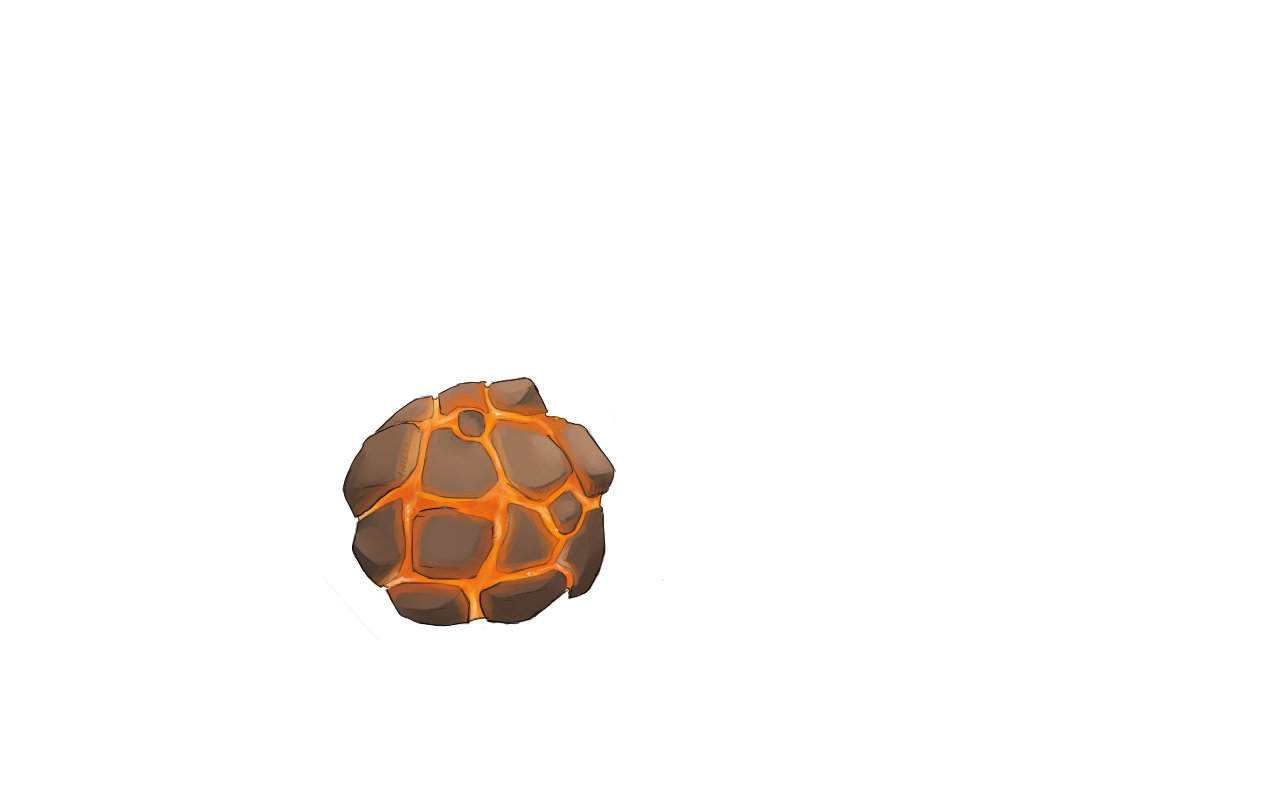
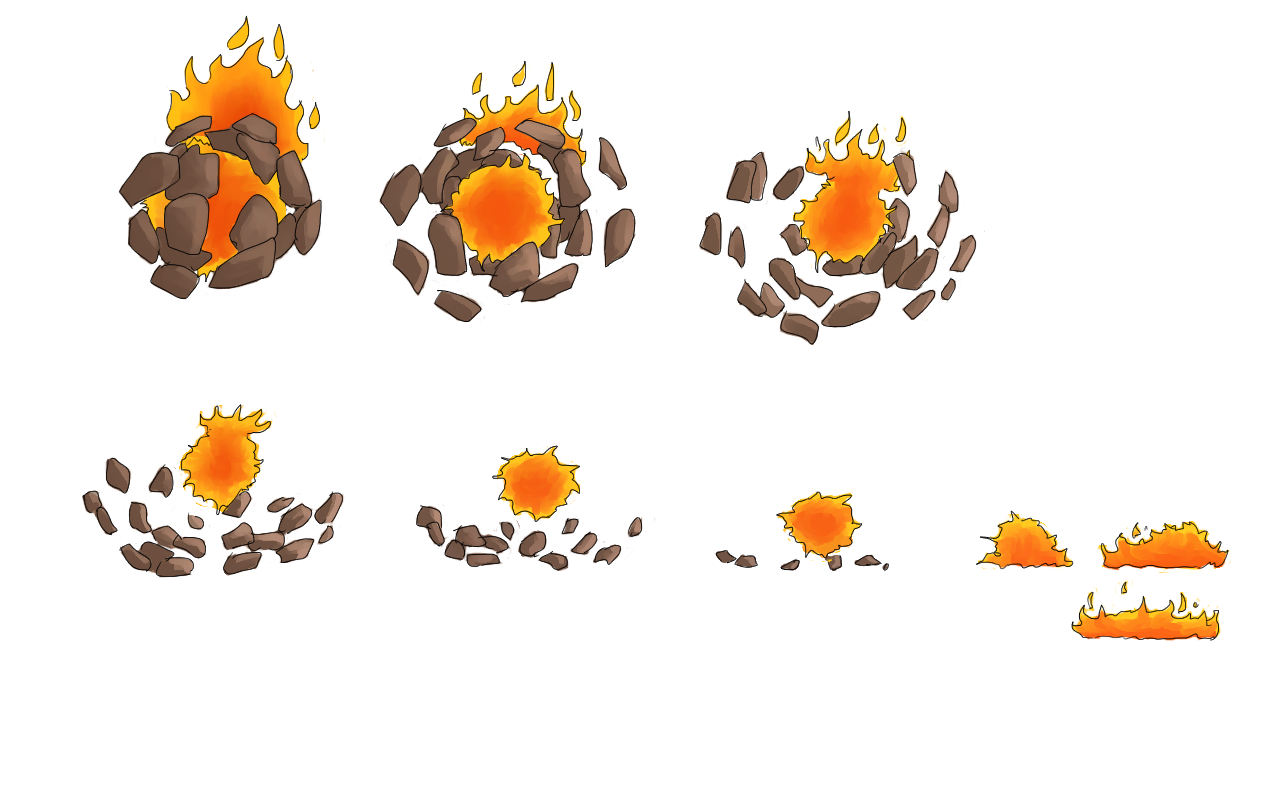
Layers edited between the first and the second 1280x800 image:
added group "Group 5" with 4 layers above "Group 4" over [415, 443, 656, 571]
added group "Group 4" with 5 layers above "Group 3" over [81, 402, 345, 579]
added layer "Rocks" in group "Group 4" over [82, 457, 343, 577]
added layer "Rocks color" in group "Group 4" over [81, 455, 345, 579]
added group "Group 3" with 6 layers above "Group 2" over [699, 110, 985, 345]
added layer "Rocks 1" (1st of 3, in "Group 3") in group "Group 3" over [699, 151, 976, 345]
added layer "Layer 32" in group "Group 3" over [793, 114, 913, 271]
added layer "Layer 31" in group "Group 3" over [699, 147, 985, 345]
added group "Group 2" with 7 layers above "Group 1" over [379, 60, 636, 323]
added layer "Rocks 1" (2nd of 3, in "Group 2") in group "Group 2" over [380, 117, 636, 322]
added layer "Rock color" in group "Group 2" over [379, 112, 636, 323]
added group "Group 1" with 7 layers above "Meteor Fire" over [118, 9, 326, 300]
added layer "Rocks 1" (3rd of 3, in "Group 1") in group "Group 1" over [119, 110, 322, 299]
added layer "Fire inside" (3rd of 3, in "Group 1") in group "Group 1" over [139, 137, 301, 282]
added layer "Layer 27" in group "Group 1" over [143, 136, 286, 277]
added layer "Fire trail" (3rd of 3, in "Group 1") in group "Group 1" over [166, 15, 320, 161]
added layer "Rocks behind" (2nd of 2, in "Group 1") in group "Group 1" over [149, 138, 286, 271]
added layer "Layer 26" in group "Group 1" over [118, 109, 326, 300]
added layer "Layer 28" in group "Group 1" over [159, 9, 326, 177]
hid group "Meteor Fire" (2nd of 2) (4 layers) over [318, 364, 801, 647]
hid "Layer 14", painted on it over [355, 380, 758, 632]
hid "Layer 2" (1st of 2, in "Meteor Fire"), painted on it over [342, 377, 758, 635]
hid "Layer 3" (1st of 2, in "Meteor Fire"), painted on it over [318, 364, 801, 647]
hid "Layer 15", painted on it over [353, 376, 758, 636]
…and 28 more changes (28 added)
